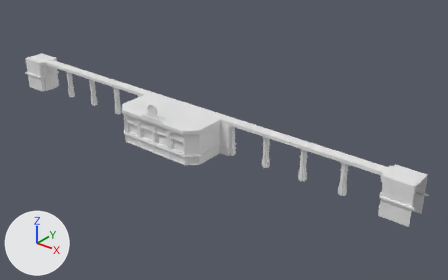
An edit to the Blender file Assets/Stations/Tickets.blend, drawn before and after from the same camera.
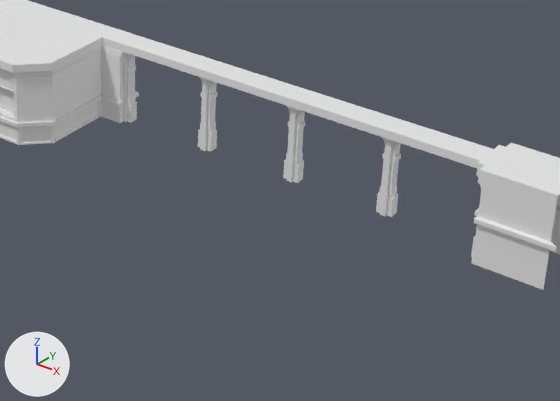
The first picture shows the older version from a 50 mm lens placed at (38.8, -40.7, 27.4), pointed at (3.1, 3.9, -0.2). The close-ups show both versions on the part from 40% to 93% of the width and 37% to 98% of the height of that picture; other places that the commit changed are outside them. Lighting does not change. The marker at lower left points along +X, +Y and +Z.

Names of what the first close-up shows: 'Booth', 'Columns'.
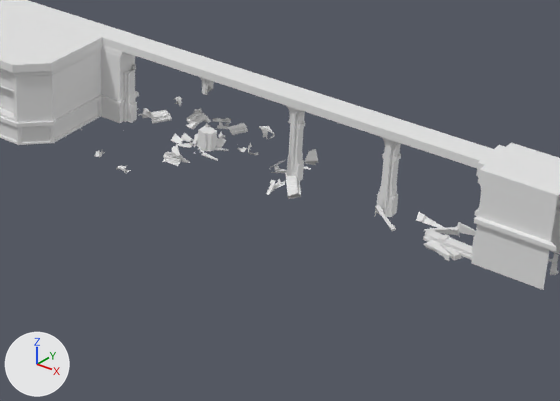
Pixel boxes [x1, y1, x2, y2] of what changed, in the close-ups (560 x 401 px):
'Columns', reshaped, modifiers changed: [123, 53, 401, 217] in both
'Columns.001_cell.000', added: after [80, 96, 559, 275]
part 1 of me_plane_004, built on: before [126, 57, 293, 130]; after [198, 79, 392, 217]

The change in detail:
me_plane_004 is used by ob_columns; location (8.0, 1.43, 1.0); rotation (1.571, 0.0, 0.0), in degrees (90, 0, 0).
me_plane_004 had 120 vertices, 98 faces and spanned x -2.0..-1.51, y -1.0..2.26, z -0.38..0.21.
me_plane_004 now has 1134 vertices, 926 faces and spans x -30.0..14.0, y -1.0..2.26, z -0.38..0.21.
me_plane_004 part 1: 52 vertices removed from x -2.0..-1.51, y 1.26..2.26, z -0.38..0.21; 517 vertices added at x 1.68..14.0, y -1.0..2.26, z -0.38..0.21.
Mesh me_mesh_309 is new.
It has 4730 vertices, 1879 faces and spans x -15.8..17.5, y -0.9..0.3, z -32.3..8.1.
Object 'Booth' (ob_booth) loses its MIRROR modifier named 'Mirror'.
Modifier setting removed (it was use_axis = (False, True, False)).
Object 'Columns' (ob_columns) loses its MIRROR modifier named 'Mirror'.
Modifier setting removed (it was merge_threshold = 0.01).
Object 'Columns' (ob_columns) loses its ARRAY modifier named 'Array'.
Modifier setting removed (it was count = 4).
Modifier setting removed (it was use_constant_offset = True).
Modifier setting removed (it was constant_offset_displace = (4.0, 0.0, 0.0)).
Modifier setting removed (it was use_relative_offset = False).
Object 'Columns' (ob_columns) loses its MIRROR modifier named 'Mirror.001'.
Modifier setting removed (it was use_axis = (False, True, False)).
Modifier setting removed (it was mirror_object = ob_booth).
Object 'Columns.001_cell.000' (ob_columns_001_cell_000) is new; it shows me_mesh_309.
Its location is (-11.81, 0.0, 0.3).
Its rotation in degrees is (90, 0, -60).
